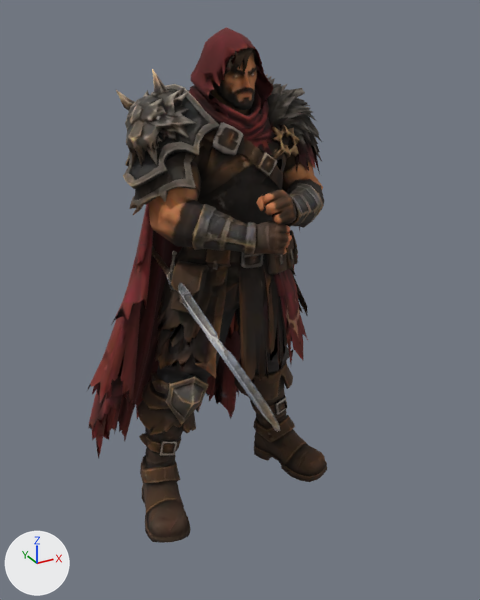
One commit to the glTF model img/figuren-echt3d/banditenboss3d.glb: the scene before it, then after it.
Before and after are seen from a 50 mm lens placed at (-1.0, -1.97, 1.86), pointed at (-0.06, -0.26, 1.0). Every picture has the same lights, and +X, +Y and +Z are marked at lower left. The picture after the commit comes second. Where no turn or scale is listed for an object, it has been applied to the vertices.

Objects in the first picture: 'koerper', 'waffe.langschwert'.
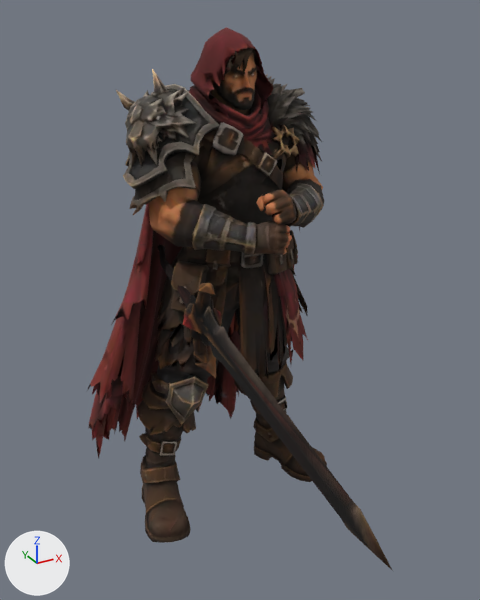
Location of each change, (x1, y1, x2, y2) in pixels of the pictures (480 x 600 px):
'waffe.zweihaender.warlord', added
    after: (158, 244, 393, 571)
'waffe.langschwert', deleted
    before: (152, 245, 280, 432)

The change, as a diff of the scene's bpy script:
```diff
--- a/img/figuren-echt3d/banditenboss3d.glb.py
+++ b/img/figuren-echt3d/banditenboss3d.glb.py
@@ img_image_0_001 @@
+img_image_0_001 = load_image('Image_0.001', '_unpacked/Image_0.001', 1024, 1024, 'sRGB')
@@ mat_material_0_001 @@
+mat_material_0_001 = bpy.data.materials.new('Material_0.001')
+# uses the picture img_image_0_001
@@ me_geometry_0_002 @@
+me_geometry_0_002.from_pydata(...)  # 310 vertices, 616 faces; spans x -0.08..0.061, y -0.639..0.636, z -0.214..0.249
+me_geometry_0_002.materials.append(mat_material_0_001)
@@ ob_waffe_langschwert @@
-ob_waffe_langschwert = bpy.data.objects.new('waffe.langschwert', me_schwert)
-ob_waffe_langschwert.location = (-0.161, -0.209, 0.923)
@@ ob_waffe_zweihaender_warlord @@
+ob_waffe_zweihaender_warlord = bpy.data.objects.new('waffe.zweihaender.warlord', me_geometry_0_002)
+ob_waffe_zweihaender_warlord.location = (-0.152, -0.46, 0.838)
```
